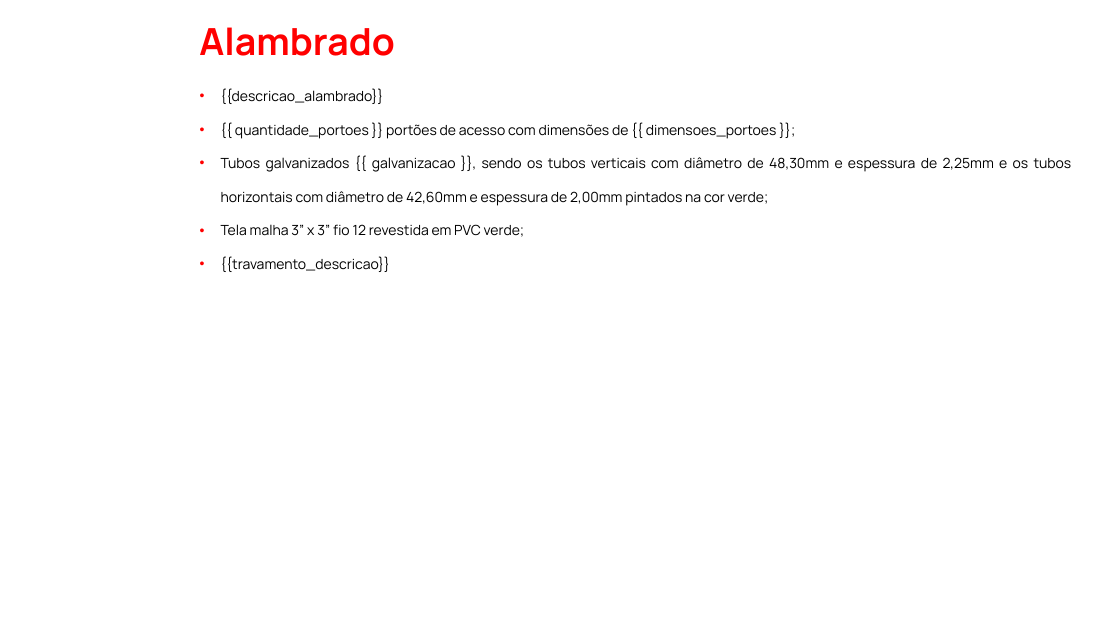
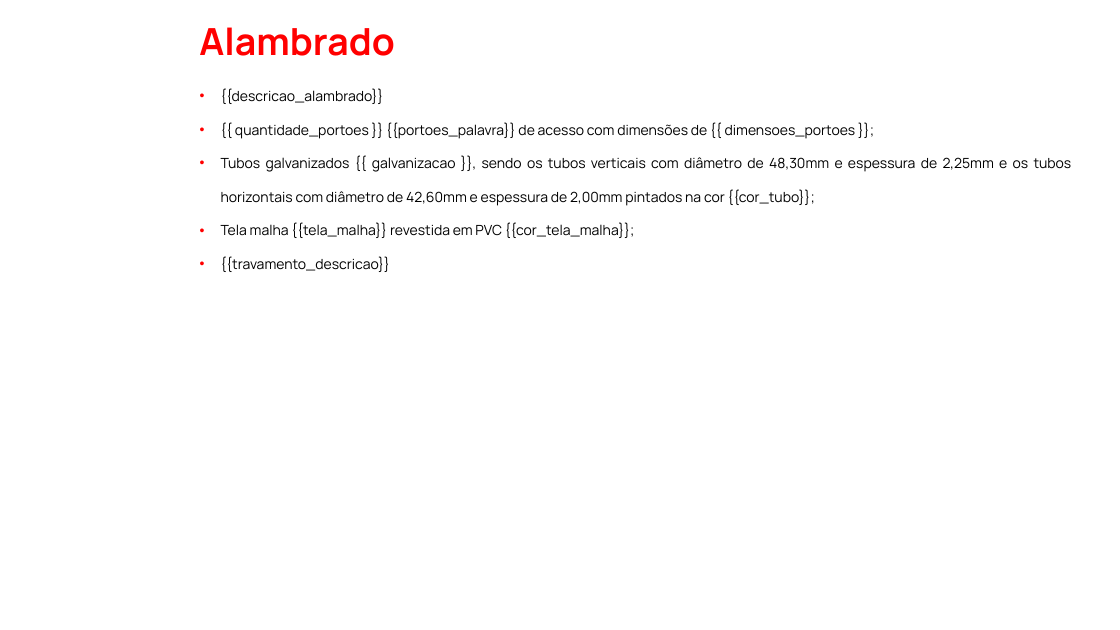
Before and after one commit to LeoDosPisos/Playpiso-Intranet, a slide deck: slide 1 of Backend/services/pptx-generator-service/slides/_comum/secao_alambrado.pptx. Drawn at 1120x630 pixels with LibreOffice and Linux fonts; fonts in the diff are those of the drawing. Boxes give left, top, right and bottom in pixels: in the first picture for what was removed or moved away, otherwise in the second. Text is boxed around its words. In the diff, an @@ line names an element or a change of style, - is before the commit and + after.

```diff
--- a/Backend/services/pptx-generator-service/slides/_comum/secao_alambrado.pptx
+++ b/Backend/services/pptx-generator-service/slides/_comum/secao_alambrado.pptx
@@ text at [221,122,1072,238]: text changed @@
-• {{ quantidade_portoes }} portões de acesso com dimensões de {{ dimensoes_portoes }};
-• Tubos galvanizados {{ galvanizacao }}, sendo os tubos verticais com diâmetro de 48,30mm e espessura de 2,25mm e os tubos horizontais com diâmetro de 42,60mm e espessura de 2,00mm pintados na cor verde;
-• Tela malha 3” x 3” fio 12 revestida em PVC verde;
+• {{ quantidade_portoes }} {{portoes_palavra}} de acesso com dimensões de {{ dimensoes_portoes }};
+• Tubos galvanizados {{ galvanizacao }}, sendo os tubos verticais com diâmetro de 48,30mm e espessura de 2,25mm e os tubos horizontais com diâmetro de 42,60mm e espessura de 2,00mm pintados na cor {{cor_tubo}};
+• Tela malha {{tela_malha}} revestida em PVC {{cor_tela_malha}};
```
Also in this commit, not shown: 48 other files.
